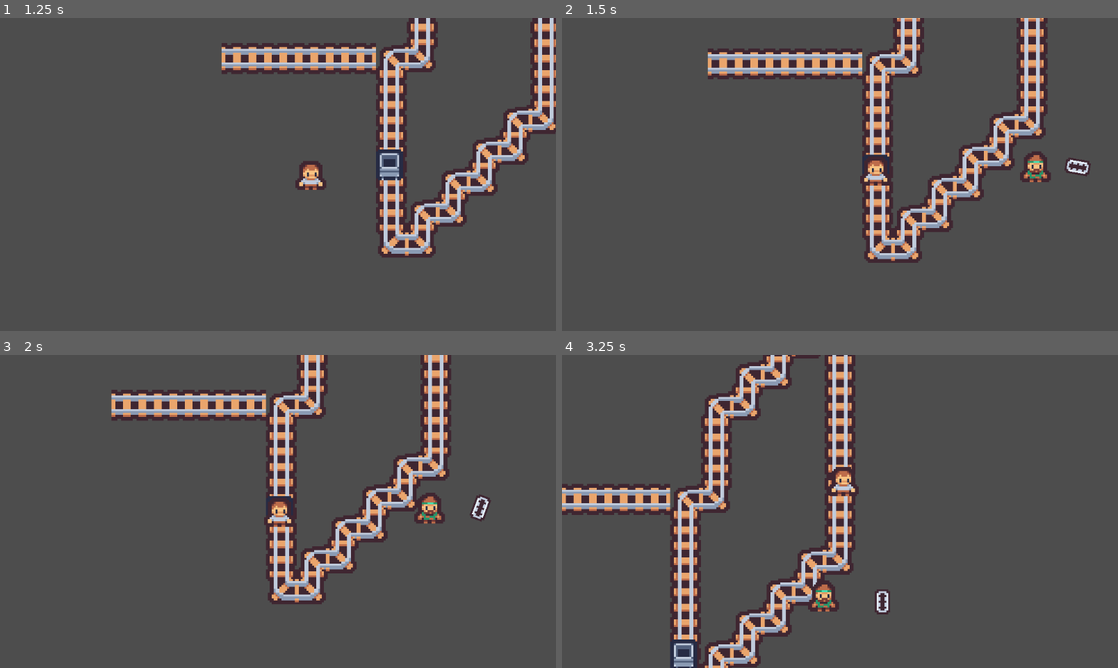
Above: before the commit, frames 1-4 (two rows, left to right).
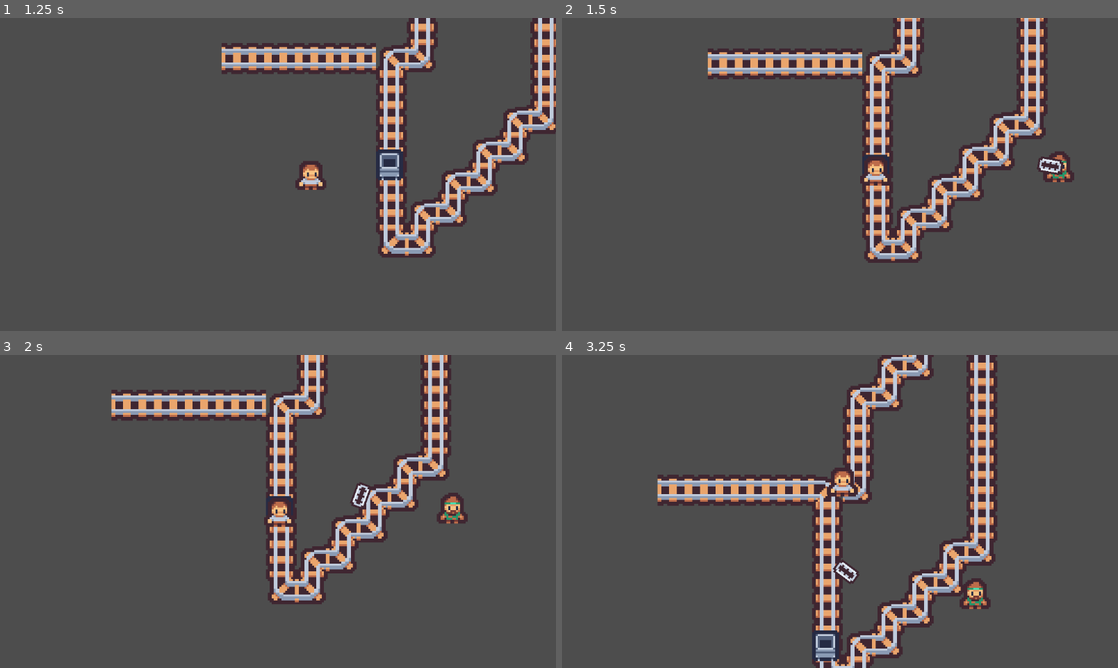
Above: after the commit, the same moments.

Repository: Simon-Hubert/BagneCart
Game: Godot game, scene res://scenes/main_scene.tscn
Two runs of this game, one before a commit and one after it. Both use one fixed random seed, a clock stepped at 60 frames per second and the inputs below.
Inputs:
- Up to frame 1 (1.25 s): hold Right (Right) from 0.53 s (still down); tap E (Interact) at 0.6 s
- Up to frame 2 (1.5 s): release Right (Right) at 1.28 s; hold Down (Down) from 1.28 s (still down); tap E (Interact) at 1.35 s
- Up to frame 3 (2 s): keep holding Down (Down)
- Up to frame 4 (3.25 s): release Down (Down) at 2.03 s; hold Right (Right) 2.03-2.78 s; tap E (Interact) at 2.1, 2.85 s; hold Up (Up) from 2.78 s (still down)

Frame 1 is identical in both runs. In frame 2, 0.9% of the frame differs, in the area x 82-96%, y 42-53%; in frame 3, 1.1%; in frame 4, 28%, in the area x 0-79%, y 0-100%.

Commit message:
[UPDATE] Finish enemy projectiles

Diff:
--- a/scenes/enemy_projectile.tscn
+++ b/scenes/enemy_projectile.tscn
@@ -7,13 +7,12 @@
 size = Vector2(8, 13)
 
 [node name="Node2D" type="RigidBody2D"]
+collision_layer = 2
+collision_mask = 2
 gravity_scale = 0.0
 angular_velocity = 34.906586
 angular_damp_mode = 1
 script = ExtResource("1_e8ik0")
-
-[node name="CollisionShape2D" type="CollisionShape2D" parent="."]
-shape = SubResource("RectangleShape2D_e8ik0")
 
 [node name="Sprite2D" type="Sprite2D" parent="."]
 texture = ExtResource("1_lofwd")
@@ -23,5 +22,14 @@
 one_shot = true
 autostart = true
 
+[node name="Area2D" type="Area2D" parent="."]
+collision_layer = 2
+collision_mask = 2
+
+[node name="CollisionShape2D" type="CollisionShape2D" parent="Area2D"]
+shape = SubResource("RectangleShape2D_e8ik0")
+
 [connection signal="body_entered" from="." to="." method="_on_body_entered"]
+[connection signal="body_shape_entered" from="." to="." method="_on_body_shape_entered"]
 [connection signal="timeout" from="LifeTimeTimer" to="." method="_on_lifetime_ended"]
+[connection signal="body_entered" from="Area2D" to="." method="_on_body_entered"]
--- a/scenes/player.tscn
+++ b/scenes/player.tscn
@@ -9,6 +9,7 @@
 radius = 20.0
 
 [node name="Player" type="CharacterBody2D"]
+collision_layer = 3
 script = ExtResource("1_v6fml")
 _maxSpeed = 500.0
 _maxAccel = 750.0
--- a/scripts/Character/Enemy/enemy.gd
+++ b/scripts/Character/Enemy/enemy.gd
@@ -19,7 +19,7 @@
 @export var enemies_type : Array[enemy_data]
 
 @export_category("Parameter")
-@export var enemy_cart_push : float = 500
+@export var enemy_cart_push : float = 100
 
 var speed : float = 500
 var max_accel : float = 750
@@ -54,11 +54,9 @@
 	var dir_to_cart: Vector2 = (cart_ref.position - position).normalized()
 	direction = dir_to_player if distance_to_player < distance_to_cart else dir_to_cart
 
-	print(is_cart_in_range)
 	if can_attack:
 		if is_cart_in_range:
 			cart_ref.push(dir_to_cart, enemy_cart_push)
-			is_player_in_range = false
 			attack_timer.start()
 			can_attack = false
 			return
@@ -67,11 +65,10 @@
 			if is_shooting:
 				#range attack (spawn new projectile)
 				var newProjectile := PROJECTILE_SCENE.instantiate() as ennemy_projectile
-				get_tree().root.add_child(newProjectile)
+				get_tree().current_scene.add_child(newProjectile)
 				newProjectile.position = global_position
-				newProjectile.projectile_owner = self
-				newProjectile.linear_velocity = dir_to_player
-
+				newProjectile.set_velocity(dir_to_player)
+				attack_timer.start()
 				can_attack = false
 				return
 
--- a/scripts/Character/Enemy/enemy_data.gd
+++ b/scripts/Character/Enemy/enemy_data.gd
@@ -3,7 +3,7 @@
 @export var tilemap_offset : Vector2
 @export var speed : float = 10.0
 @export var max_accel : float = 20.0
-@export var is_shooting : bool = true #false
+@export var is_shooting : bool = true
 @export var attack_close_range : float = 14.0 #For hand-to-hand range
 @export var attack_far_range : float = 100 #For projectile range
 @export var attack_cooldown_timer : float = 1.0
--- a/scripts/ennemy_projectile.gd
+++ b/scripts/ennemy_projectile.gd
@@ -1,6 +1,6 @@
 class_name ennemy_projectile extends RigidBody2D
 
-var projectile_owner : Node
+@export var speed : float = 100.0
 
 ##Destroy projectile when time ends
 func _on_lifetime_ended() -> void:
@@ -8,10 +8,12 @@
 
 ##Destroy on collision (and give damage to player)
 func _on_body_entered(body: Node) -> void:
+	print(body.name)
 	if body is Player:
 		body.hit(linear_velocity.normalized())
 
-	#Check if not colliding with the enemy who launches it
-	#for exemple, when it spawns
-	if body != projectile_owner:
-		queue_free()
+	queue_free()
+
+##Set the projectile velocity based on a direction
+func set_velocity(dir : Vector2):
+	linear_velocity = dir.normalized() * speed
